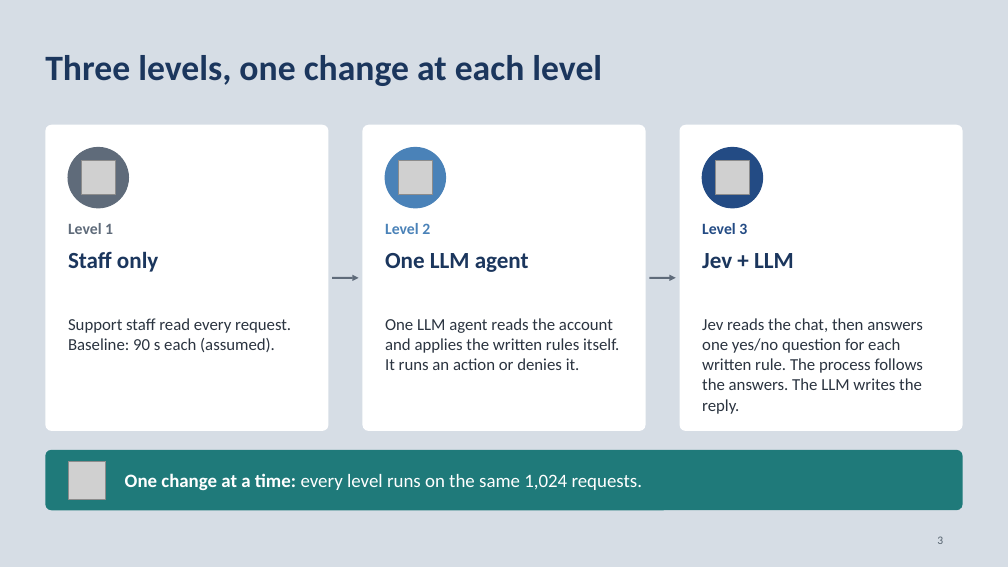
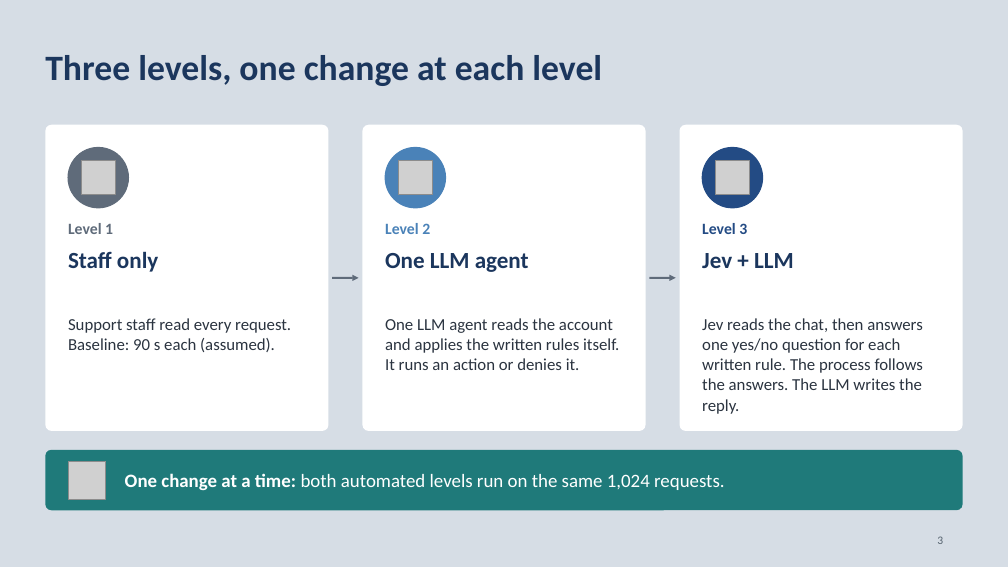
Before and after one commit to neilonthesky/english-presentation, a slide deck: slide 3 of slides/deck.pptx. Drawn at 1008x567 pixels with LibreOffice and Linux fonts; fonts in the diff are those of the drawing; grey boxes stand for pictures. Boxes give left, top, right and bottom in pixels: in the first picture for what was removed or moved away, otherwise in the second. Text is boxed around its words. In the diff, an @@ line names an element or a change of style, - is before the commit and + after.

Commit message:
feat(experiment): separated Level 2 and Level 3 runs
- Required an explicit level selection and stored each run’s results and
  reports in its own directory.
- Updated statistics, figures, and slides to read both independent runs
  and compare their results.

```diff
--- a/slides/deck.pptx
+++ b/slides/deck.pptx
@@ text at bbox=[125, 473, 725, 490]: text changed @@
-One change at a time: every level runs on the same 1,024 requests.
+One change at a time: both automated levels run on the same 1,024 requests.
```
Also in this commit, not shown: 12 other slides changed, 11 other files.
